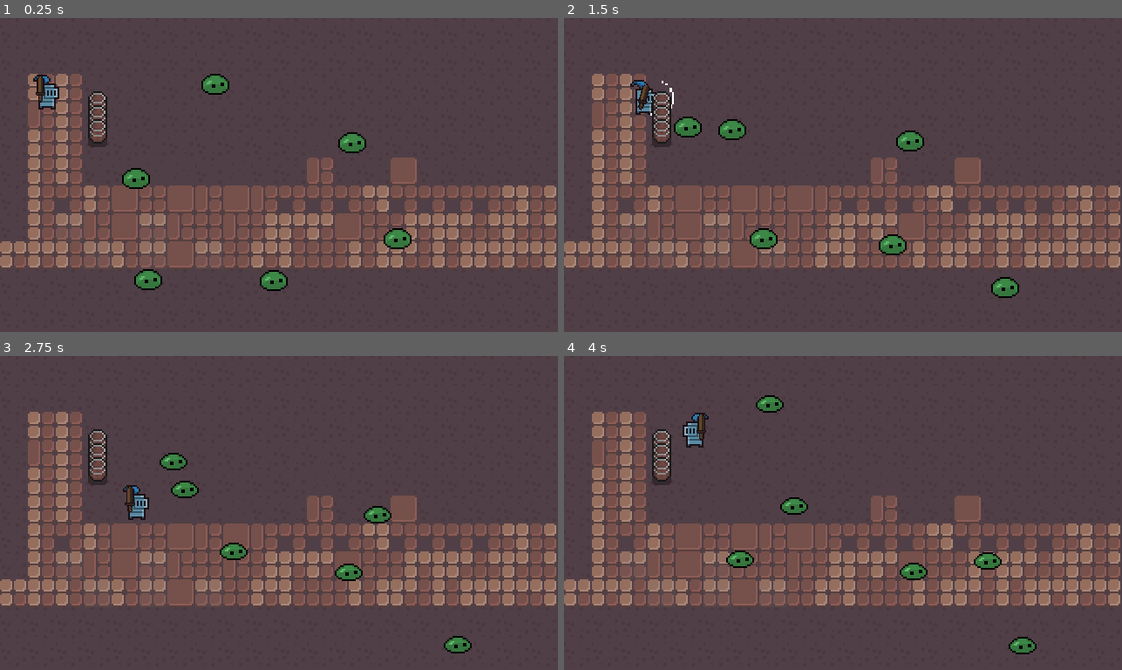
Above: before the commit, frames 1-4 (two rows, left to right).
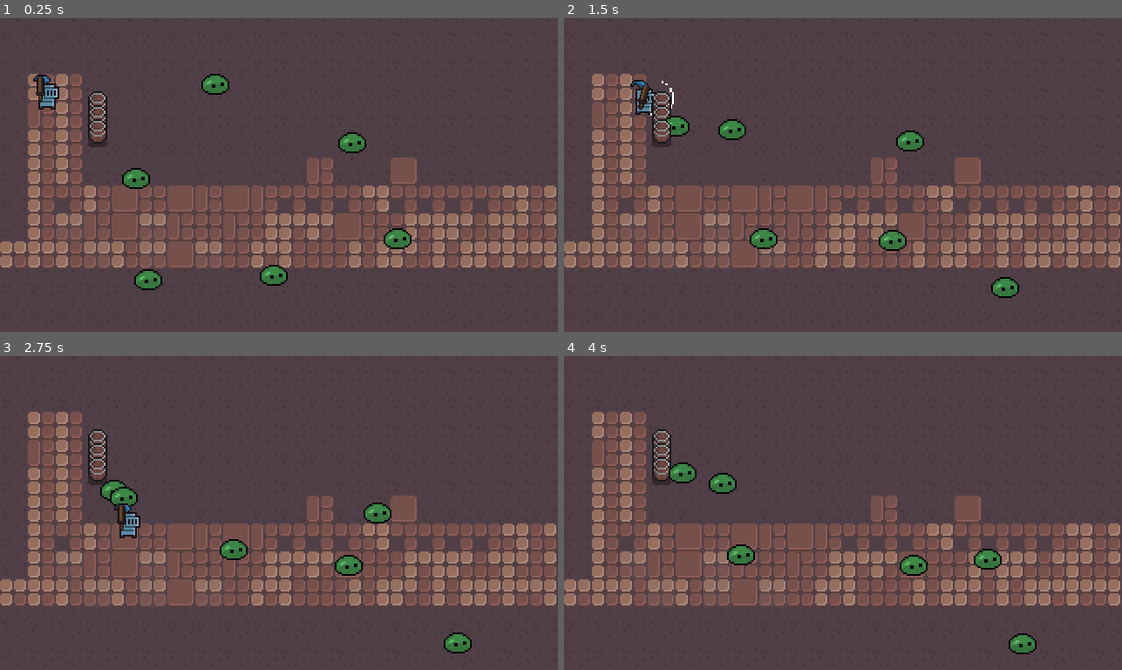
Above: after the commit, the same moments.

Repository: mateusKoppe/get-out-of-this-dungeon
Game: Godot game, scene res://scenes/World.tscn
Two runs of this game, one before a commit and one after it. Both use one fixed random seed, a clock stepped at 60 frames per second and the inputs below.
Inputs:
- Up to frame 1 (0.25 s): no input
- Up to frame 2 (1.5 s): hold Right (ui_right) 0.53-1.28 s; tap Space (attack) at 0.6, 1.35 s; hold Down (ui_down) from 1.28 s (still down)
- Up to frame 3 (2.75 s): release Down (ui_down) at 2.03 s; hold Right (ui_right) from 2.03 s (still down); tap Space (attack) at 2.1 s
- Up to frame 4 (4 s): release Right (ui_right) at 2.78 s; hold Up (ui_up) 2.78-3.53 s; tap Space (attack) at 2.85, 3.6 s; hold Left (ui_left) from 3.53 s (still down)

The runs differ from the first frame. In frame 1, 0.3% of the frame differs, in the area x 46-52%, y 78-87%; in frame 2, 0.5%; in frame 3, 2.0%; in frame 4, 2.1%, in the area x 18-85%, y 12-94%.

Commit message:
Implement chase

Diff:
--- a/scenes/Player.tscn
+++ b/scenes/Player.tscn
@@ -1,10 +1,11 @@
-[gd_scene load_steps=12 format=2]
+[gd_scene load_steps=14 format=2]
 
 [ext_resource path="res://assets/player.png" type="Texture" id=1]
 [ext_resource path="res://scripts/player.gd" type="Script" id=2]
 [ext_resource path="res://assets/sword.png" type="Texture" id=3]
 [ext_resource path="res://assets/slash_effect.png" type="Texture" id=4]
 [ext_resource path="res://scenes/combat/Hitbox.tscn" type="PackedScene" id=5]
+[ext_resource path="res://scenes/combat/Hurtbox.tscn" type="PackedScene" id=6]
 
 [sub_resource type="Animation" id=1]
 resource_name = "AttackLeft"
@@ -381,9 +382,13 @@
 radius = 8.45908
 height = 3.04467
 
+[sub_resource type="RectangleShape2D" id=7]
+extents = Vector2( 4.18464, 5.08824 )
+
 [node name="Player" type="KinematicBody2D"]
-collision_layer = 3
+collision_layer = 2
 script = ExtResource( 2 )
+max_hp = 3
 
 [node name="Sprite" type="Sprite" parent="."]
 position = Vector2( 0, -10.0043 )
@@ -414,6 +419,7 @@
 shape = SubResource( 5 )
 
 [node name="HitboxPosition" type="Position2D" parent="."]
+visible = false
 position = Vector2( 0, -9.95961 )
 
 [node name="Hitbox" parent="HitboxPosition" instance=ExtResource( 5 )]
@@ -426,3 +432,11 @@
 position = Vector2( -7.69592, -9.95964 )
 rotation = -3.14159
 shape = SubResource( 6 )
+
+[node name="Hurtbox" parent="." instance=ExtResource( 6 )]
+collision_layer = 4
+
+[node name="HurtboxColisionShape" type="CollisionShape2D" parent="Hurtbox"]
+position = Vector2( 0, -6.2402 )
+shape = SubResource( 7 )
+[connection signal="area_entered" from="Hurtbox" to="." method="_on_Hurtbox_area_entered"]
--- a/scenes/World.tscn
+++ b/scenes/World.tscn
@@ -305,7 +305,7 @@
 position = Vector2( 224, 128 )
 
 [node name="Slime6" parent="YSort" instance=ExtResource( 3 )]
-position = Vector2( 152, 160 )
+position = Vector2( 152, 157.286 )
 
 [node name="Barrel2" parent="YSort" instance=ExtResource( 9 )]
 position = Vector2( 56, 64 )
--- /dev/null
+++ b/scenes/combat/Hurtbox.tscn
@@ -0,0 +1,6 @@
+[gd_scene format=2]
+
+[node name="Hurtbox" type="Area2D"]
+visible = false
+collision_layer = 0
+collision_mask = 0
--- /dev/null
+++ b/scenes/enemies/PlayerDetection.tscn
@@ -0,0 +1,10 @@
+[gd_scene load_steps=2 format=2]
+
+[ext_resource path="res://scripts/enemies/player_detection.gd" type="Script" id=1]
+
+[node name="PlayerDetection" type="Area2D"]
+collision_layer = 0
+collision_mask = 2
+script = ExtResource( 1 )
+[connection signal="body_entered" from="." to="." method="_on_PlayerDetection_body_entered"]
+[connection signal="body_exited" from="." to="." method="_on_PlayerDetection_body_exited"]
--- a/scenes/enemies/Slime.tscn
+++ b/scenes/enemies/Slime.tscn
@@ -1,8 +1,11 @@
-[gd_scene load_steps=13 format=2]
+[gd_scene load_steps=18 format=2]
 
 [ext_resource path="res://assets/slime_run_spritesheeet.png" type="Texture" id=1]
 [ext_resource path="res://scenes/enemies/Wander.tscn" type="PackedScene" id=2]
 [ext_resource path="res://scripts/enemy.gd" type="Script" id=3]
+[ext_resource path="res://scenes/combat/Hitbox.tscn" type="PackedScene" id=4]
+[ext_resource path="res://scenes/combat/Hurtbox.tscn" type="PackedScene" id=5]
+[ext_resource path="res://scenes/enemies/PlayerDetection.tscn" type="PackedScene" id=6]
 
 [sub_resource type="AtlasTexture" id=1]
 atlas = ExtResource( 1 )
@@ -39,9 +42,16 @@
 [sub_resource type="CircleShape2D" id=8]
 radius = 3.16068
 
-[sub_resource type="CapsuleShape2D" id=9]
-radius = 4.18117
-height = 7.08442
+[sub_resource type="CapsuleShape2D" id=11]
+radius = 3.65024
+height = 4.17659
+
+[sub_resource type="CapsuleShape2D" id=10]
+radius = 5.71358
+height = 4.83849
+
+[sub_resource type="CircleShape2D" id=12]
+radius = 46.2136
 
 [node name="Slime" type="KinematicBody2D"]
 script = ExtResource( 3 )
@@ -51,25 +61,45 @@
 [node name="AnimatedSprite" type="AnimatedSprite" parent="."]
 position = Vector2( 0, -7.27704 )
 frames = SubResource( 7 )
-frame = 5
+frame = 4
 playing = true
 
 [node name="CollisionShape2D" type="CollisionShape2D" parent="."]
+visible = false
 position = Vector2( 0, -4.84739 )
 shape = SubResource( 8 )
 
 [node name="Wander" parent="." instance=ExtResource( 2 )]
+visible = false
 wander_range = 60
 target_interval = 4
 target_interval_range = 1
 
-[node name="Hurtbox" type="Area2D" parent="."]
+[node name="Hurtbox" parent="." instance=ExtResource( 5 )]
 collision_layer = 16
-collision_mask = 0
 
-[node name="CollisionShape2D" type="CollisionShape2D" parent="Hurtbox"]
+[node name="HurtboxColisionShape" type="CollisionShape2D" parent="Hurtbox"]
+position = Vector2( 0, -5.45988 )
+rotation = 1.57079
+shape = SubResource( 11 )
+
+[node name="Hitbox" parent="." instance=ExtResource( 4 )]
+visible = false
+monitorable = true
+collision_mask = 2147483652
+knockback_stregth = 140
+
+[node name="HitboxColisionShape" type="CollisionShape2D" parent="Hitbox"]
+position = Vector2( 0, -5.90533 )
+rotation = 1.57079
+shape = SubResource( 10 )
+
+[node name="PlayerDetection" parent="." instance=ExtResource( 6 )]
 position = Vector2( 0, -4.84739 )
-rotation = 1.57079
-shape = SubResource( 9 )
+
+[node name="PlayerDetectionColisionShape" type="CollisionShape2D" parent="PlayerDetection"]
+shape = SubResource( 12 )
 [connection signal="new_target_position" from="Wander" to="." method="_on_Wander_new_target_position"]
 [connection signal="area_entered" from="Hurtbox" to="." method="_on_Hurtbox_area_entered"]
+[connection signal="player_entered" from="PlayerDetection" to="." method="_on_PlayerDetection_player_entered"]
+[connection signal="player_exited" from="PlayerDetection" to="." method="_on_PlayerDetection_player_exited"]
--- a/scripts/combat/hitbox.gd
+++ b/scripts/combat/hitbox.gd
@@ -2,7 +2,7 @@
 
 export (int) var damage = 1
 export (Vector2) var knockback_direction = Vector2.ZERO setget set_knockback_direction
-export (int) var knockback_stregth  = 100
+export (int) var knockback_stregth = 100
 
 func active():
 	monitorable = true
--- /dev/null
+++ b/scripts/enemies/player_detection.gd
@@ -0,0 +1,10 @@
+extends Area2D
+
+signal player_entered
+signal player_exited
+
+func _on_PlayerDetection_body_entered(body: KinematicBody2D):
+	emit_signal("player_entered", body)
+
+func _on_PlayerDetection_body_exited(body: KinematicBody2D):
+	emit_signal("player_exited", body)
--- a/scripts/enemy.gd
+++ b/scripts/enemy.gd
@@ -3,16 +3,38 @@
 export var MAX_SPEED = 20
 export var ACCELERATION = 5
 export var max_hp = 1
+
+enum {
+	WANDER,
+	CHASE
+}
+
+const Hitbox = preload("res://scripts/combat/hitbox.gd")
+onready var hitbox = $Hitbox
+
+var move_direction = Vector2.ZERO
+var wander_direction = Vector2.ZERO
+var chase_enemy = null
+var state = WANDER
 onready var hp = max_hp setget set_hp
 
-const Hitbox = preload("res://scripts/combat/hitbox.gd")
+func _physics_process(delta):
+	var direction = Vector2.ZERO
+	match (state):
+		WANDER:
+			direction = global_position.direction_to(wander_direction)
+			move_to_direction(direction)
 
-var move_direction = Vector2.ZERO
-var target_direction = Vector2.ZERO
+		CHASE:
+			if not chase_enemy:
+				state = WANDER
+				return
+			direction = global_position.direction_to(chase_enemy.global_position)
+			move_to_direction(direction)
 
-func _physics_process(delta):
-	var direction = global_position.direction_to(target_direction)
+func move_to_direction(direction: Vector2):
 	move_direction = move_direction.move_toward(direction * MAX_SPEED, ACCELERATION)
+	hitbox.knockback_direction = move_direction
 	move_and_slide(move_direction)
 
 func set_hp(value: int):
@@ -21,7 +43,8 @@
 	hp = value
 
 func _on_Wander_new_target_position(direction: Vector2):
-	target_direction = direction
+	if state == WANDER:
+		wander_direction = direction
 
 func _on_Hurtbox_area_entered(area: Hitbox):
 	if area.knockback_direction:
@@ -29,3 +52,11 @@
 		move_direction += area.knockback_direction
 	if area.damage:
 		self.hp -= area.damage
+
+func _on_PlayerDetection_player_entered(enemy: KinematicBody2D):
+	state = CHASE
+	chase_enemy = enemy
+
+func _on_PlayerDetection_player_exited(enemy: KinematicBody2D):
+	state = WANDER
+	chase_enemy = null
--- a/scripts/player.gd
+++ b/scripts/player.gd
@@ -3,6 +3,11 @@
 export var MAX_SPEED = 80
 export var ACCELERATION = 12
 export var FRICTION = 20
+
+export var max_hp = 1
+onready var hp = max_hp setget set_hp
+
+const Hitbox = preload("res://scripts/combat/hitbox.gd")
 
 enum {
 	MOVE,
@@ -58,5 +63,17 @@
 
 	move_direction = move_direction.move_toward(Vector2.ZERO * MAX_SPEED, FRICTION)
 
+func set_hp(value: int):
+	if value <= 0:
+		queue_free()
+	hp = value
+
 func on_attack_animation_finished():
 	state = MOVE
+
+func _on_Hurtbox_area_entered(area: Hitbox):
+	if area.knockback_direction:
+		# TODO: Set this to work with friction instead of ACCELERATION
+		move_direction += area.knockback_direction
+	if area.damage:
+		self.hp -= area.damage
